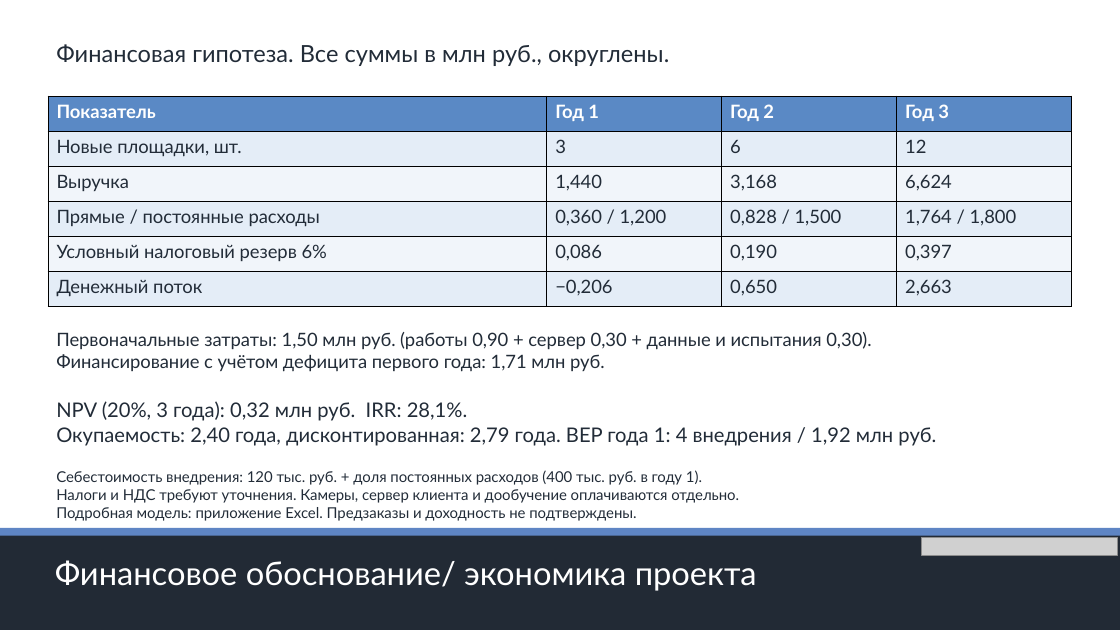
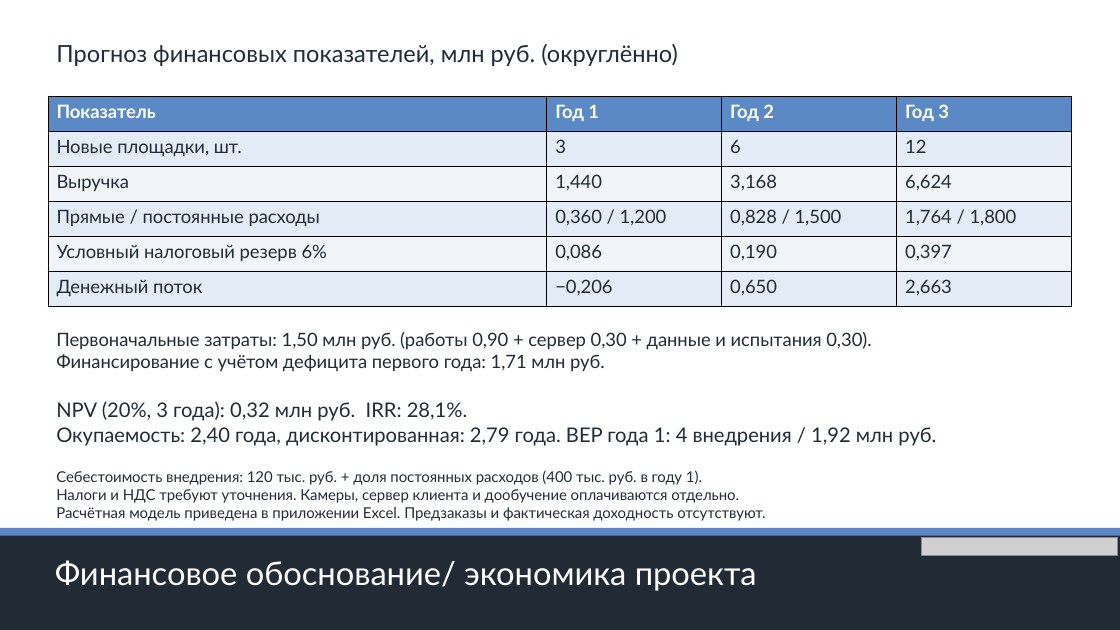
Before and after one commit to youngboy04/hse-ai-video, a slide deck: slide 10 of submission/HSE_AI_Video.pptx. Drawn at 1120x630 pixels with LibreOffice and Linux fonts; fonts in the diff are those of the drawing; grey boxes stand for pictures. Boxes give left, top, right and bottom in pixels: in the first picture for what was removed or moved away, otherwise in the second. Text is boxed around its words. In the diff, an @@ line names an element or a change of style, - is before the commit and + after.

```diff
--- a/submission/HSE_AI_Video.pptx
+++ b/submission/HSE_AI_Video.pptx
@@ text at (56, 44, 678, 66): text changed @@
-Финансовая гипотеза. Все суммы в млн руб., округлены.
+Прогноз финансовых показателей, млн руб. (округлённо)
@@ text at (56, 507, 765, 521): text changed @@
-Подробная модель: приложение Excel. Предзаказы и доходность не подтверждены.
+Расчётная модель приведена в приложении Excel. Предзаказы и фактическая доходность отсутствуют.
```
Also in this commit, not shown: 13 other slides changed, 4 other files.
